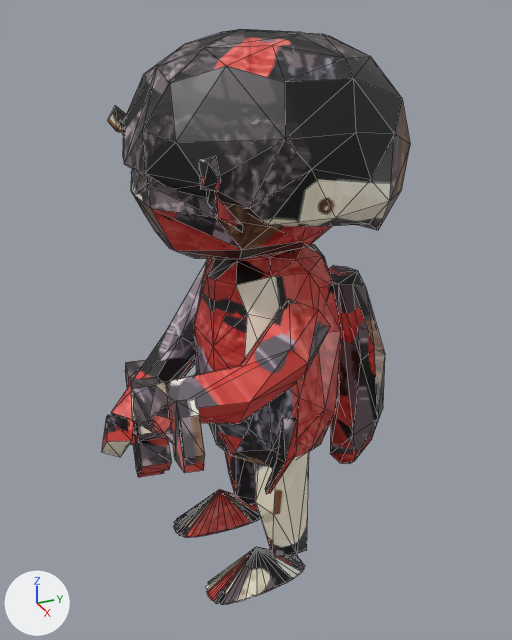
The glTF model public/models/lowpix/figures/kouchuu/tentou.glb, before and after one commit.
Camera for both pictures: a 50 mm lens placed at (30.9, -13.9, 30.8), pointed at (2.7, -1.2, 16.7). Arrows for +X, +Y and +Z are at lower left; the lights stay in place. The older version comes first. Mesh edges are drawn as thin lines. Where no turn or scale is listed for an object, it has been applied to the vertices. Vertices at exactly the same position are counted once.

The scene before the commit, as lines of its bpy script (objects in view):
```python
me_arm_l_001 = bpy.data.meshes.new('arm_l.001')
me_arm_l_001.from_pydata(...)  # 28 vertices, 48 faces; spans x -1.93..1.93, y -4.75..4.75, z -2.35..2.35
me_arm_l_001.materials.append(mat_toy_tentou)  # picture img_tentou_col
me_arm_r_001 = bpy.data.meshes.new('arm_r.001')
me_arm_r_001.from_pydata(...)  # 28 vertices, 48 faces; spans x -3.32..3.32, y -5.14..5.12, z -4.25..4.25
me_arm_r_001.materials.append(mat_toy_tentou)  # picture img_tentou_col
me_body_001 = bpy.data.meshes.new('body.001')
me_body_001.from_pydata(...)  # 509 vertices, 974 faces; spans x -10.6..10.6, y -6.9..6.9, z -10.0..10.0
me_body_001.materials.append(mat_toy_tentou)  # picture img_tentou_col
me_head_001 = bpy.data.meshes.new('head.001')
me_head_001.from_pydata(...)  # 184 vertices, 339 faces; spans x -7.41..7.31, y -6.75..6.75, z -5.57..5.54
me_head_001.materials.append(mat_toy_tentou)  # picture img_tentou_col
me_wing_l_001 = bpy.data.meshes.new('wing_l.001')
me_wing_l_001.from_pydata(...)  # 30 vertices, 56 faces; spans x -2.05..2.05, y -1.58..1.58, z -5.99..5.99
me_wing_l_001.materials.append(mat_toy_tentou)  # picture img_tentou_col
ob_arm_l_001 = bpy.data.objects.new('arm_l.001', me_arm_l_001)
ob_arm_l_001.location = (4.98, -3.16, 15.8)
ob_arm_r_001 = bpy.data.objects.new('arm_r.001', me_arm_r_001)
ob_arm_r_001.location = (-2.23, -3.53, 13.62)
ob_body_001 = bpy.data.objects.new('body.001', me_body_001)
ob_body_001.location = (4.42, -2.0, 10.12)
ob_head_001 = bpy.data.objects.new('head.001', me_head_001)
ob_head_001.location = (-0.05, 0.47, 23.97)
ob_wing_l_001 = bpy.data.objects.new('wing_l.001', me_wing_l_001)
ob_wing_l_001.location = (2.23, 4.66, 12.29)
```
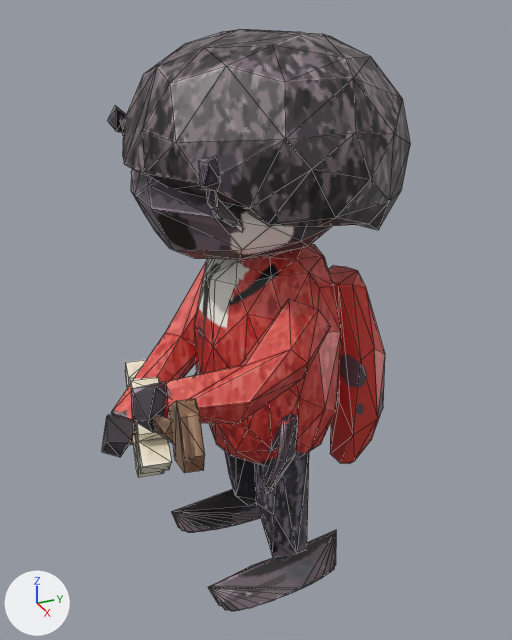
What differs and where, as boxes (x1, y1, x2, y2) in the pictures (512 x 640 px; the box of a moved part takes in the faces that stretch with it):
'body.001', reshaped: before (125, 245, 341, 605); after (125, 245, 341, 611)
part 1 of me_arm_l_001, surface changed: (131, 299, 330, 432) in both
part 2 of me_arm_r_001, surface changed (grey to red): (102, 260, 207, 457) in both
part 3 of me_head_001, surface changed: (108, 29, 410, 259) in both
part 4 of me_wing_l_001, surface changed: (328, 266, 385, 464) in both
part 5 of me_body_001, moved or reshaped: before (174, 489, 261, 537); after (171, 489, 260, 532)
part 6 of me_body_001, moved or reshaped: before (206, 547, 305, 605); after (208, 530, 336, 611)
part 7 of me_body_001, surface changed: (125, 245, 341, 557) in both

Patch to the scene script:
```diff
--- a/public/models/lowpix/figures/kouchuu/tentou.glb.py
+++ b/public/models/lowpix/figures/kouchuu/tentou.glb.py
@@ me_arm_l_001 @@
 me_arm_l_001.from_pydata(...)  # 28 vertices, 48 faces; spans x -1.93..1.93, y -4.75..4.75, z -2.35..2.35
 # used by ob_arm_l_001; location = (4.98, -3.16, 15.8)
+# me_arm_l_001 part 1: texture (UV) coordinates of 48 of 48 faces, centred in x -1.47..1.52, y -4.66..4.39, z -2.16..1.81, changed; they spanned u 0.17..0.58, v 0.0..0.58 and now span u 0.07..0.57, v 0.0..0.57
 me_arm_l_001.materials.append(mat_toy_tentou)
@@ me_arm_r_001 @@
 me_arm_r_001.from_pydata(...)  # 28 vertices, 48 faces; spans x -3.32..3.32, y -5.14..5.12, z -4.25..4.25
 # used by ob_arm_r_001; location = (-2.23, -3.53, 13.62)
+# me_arm_r_001 part 2: texture (UV) coordinates of 48 of 48 faces, centred in x -2.96..3.16, y -4.93..4.59, z -4.06..4.03, changed; they spanned u 0.03..0.57, v 0.02..0.4 and now span u 0.17..0.57, v 0.02..0.57
 me_arm_r_001.materials.append(mat_toy_tentou)
@@ me_head_001 @@
 me_head_001.from_pydata(...)  # 184 vertices, 339 faces; spans x -7.41..7.31, y -6.75..6.75, z -5.57..5.54
 # used by ob_head_001; location = (-0.05, 0.47, 23.97)
+# me_head_001 part 3: texture (UV) coordinates of 339 of 339 faces, centred in x -7.19..7.28, y -6.46..6.59, z -5.22..5.44, changed; they spanned u 0.0..0.58, v 0.0..0.59 and now span u 0.0..0.57, v 0.0..0.57
 me_head_001.materials.append(mat_toy_tentou)
@@ me_wing_l_001 @@
 me_wing_l_001.from_pydata(...)  # 30 vertices, 56 faces; spans x -2.05..2.05, y -1.58..1.58, z -5.99..5.99
 # used by ob_wing_l_001; location = (2.23, 4.66, 12.29)
+# me_wing_l_001 part 4: texture (UV) coordinates of 56 of 56 faces, centred in x -1.95..1.92, y -1.49..1.51, z -5.77..5.84, changed; they spanned u 0.0..0.56, v 0.11..0.58 and now span u 0.06..0.56, v 0.0..0.45
 me_wing_l_001.materials.append(mat_toy_tentou)
@@ me_body_001 @@
 # used by ob_body_001; location = (4.42, -2.0, 10.12)
-me_body_001.from_pydata(...)  # 509 vertices, 974 faces; spans x -10.6..10.6, y -6.9..6.9, z -10.0..10.0
+me_body_001.from_pydata(...)  # 502 vertices, 960 faces; spans x -10.6..10.6, y -6.9..6.9, z -10.0..10.0
+# me_body_001 part 5: 4 vertices moved from x -6.4..-6.2, y 2.6..3.6, z -9.7..-9.5 to x -6.5..-6.2, y 1.8..2.6, z -9.8..-9.5; 148 vertices removed from x -8.5..-6.0, y -2.2..3.8, z -10.0..-7.2; 145 vertices added at x -9.1..-6.2, y -2.3..5.8, z -10.0..-7.6
+# me_body_001 part 6: 2 vertices moved from x -2.5..-2.4, y 3.0..3.6, z -9.7..-9.5 to x -2.5..-2.3, y 2.6, z -9.8..-9.6; 150 vertices removed from x -2.9..-0.4, y -2.2..3.8, z -10.0..-7.2; 146 vertices added at x -2.7..0.3, y -2.3..5.8, z -10.0..-7.6
+# me_body_001 part 7: 356 kept faces spanning x -10.6..10.6, y -6.9..6.9, z -9.8..10.0 get new texture (UV) coordinates
 me_body_001.materials.append(mat_toy_tentou)
```
